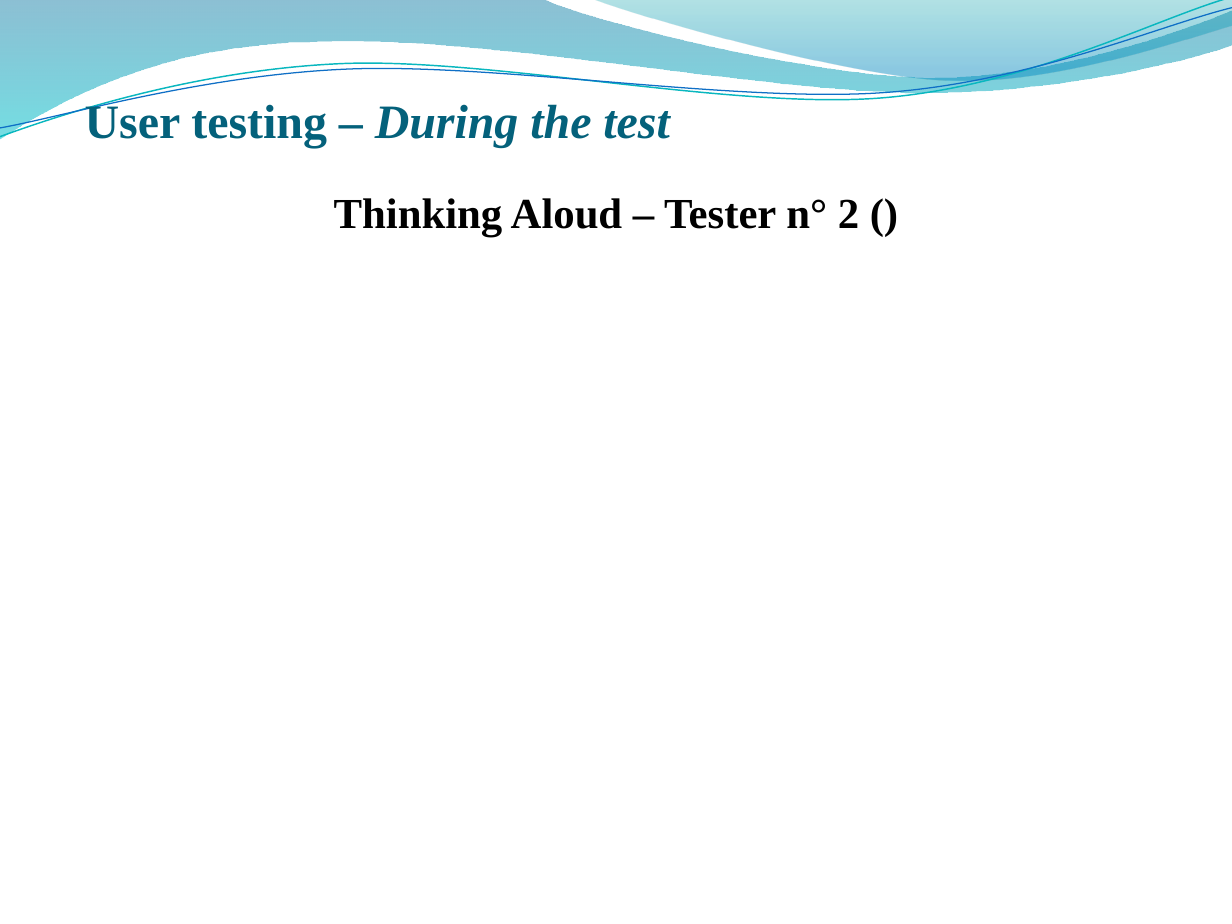
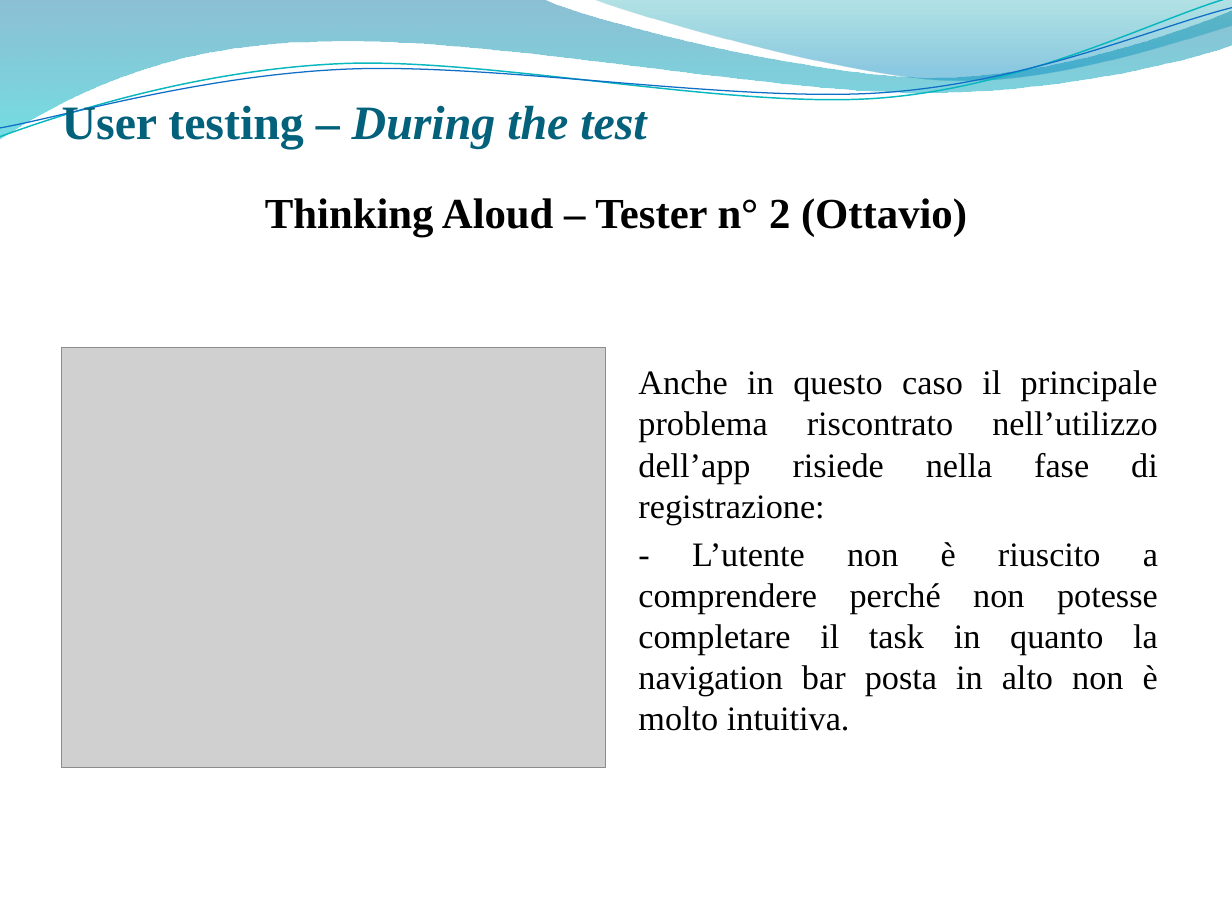
Before and after one commit to giusmastro91/Cognitive-systems, a slide deck: slide 31 of Prova_6/Leone_Mastrosimone_PresentazioneProgetto.pptx (slide 32 before the commit). Drawn at 1232x924 pixels with LibreOffice and Linux fonts; fonts in the diff are those of the drawing; grey boxes stand for pictures; background and template pictures are left out. Boxes give left, top, right and bottom in pixels: in the first picture for what was removed or moved away, otherwise in the second. Text is boxed around its words. In the diff, an @@ line names an element or a change of style, - is before the commit and + after.

Commit message:
aggiunto tester 2

```diff
--- a/Prova_6/Leone_Mastrosimone_PresentazioneProgetto.pptx
+++ b/Prova_6/Leone_Mastrosimone_PresentazioneProgetto.pptx
@@ title "User testing – During the ...": place and size @@
-title "User testing – During the ..." at [85,100,669,147]
+title "User testing – During the ..." at [62,102,646,149]
@@ text at [265,198,967,236]: text changed @@
-Thinking Aloud – Tester n° 2 ()
+Thinking Aloud – Tester n° 2 (Ottavio)
@@ picture added at [62,347,606,768] @@
@@ text added at [638,370,1158,731], 20 pt, text #000000 @@
+Anche in questo caso il principale problema riscontrato nell’utilizzo dell’app risiede nella fase di registrazione:
+- L’utente non è riuscito a comprendere perché non potesse completare il task in quanto la navigation bar posta in alto non è molto intuitiva.
```
Also in this commit, not shown: 2 other slides changed, 2 slides added, 1 other file.
